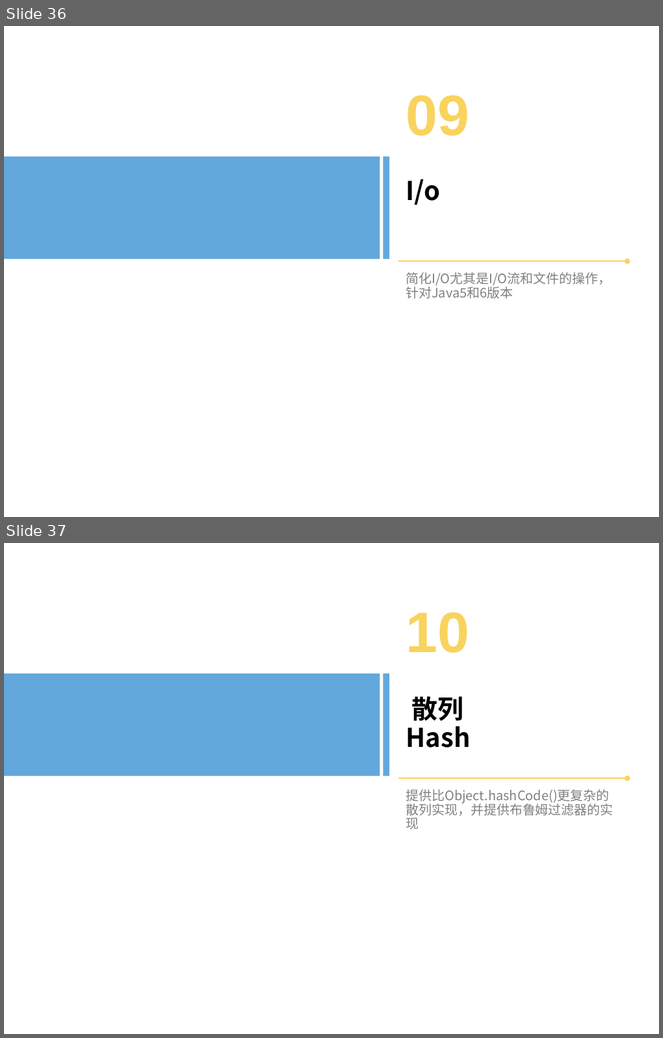
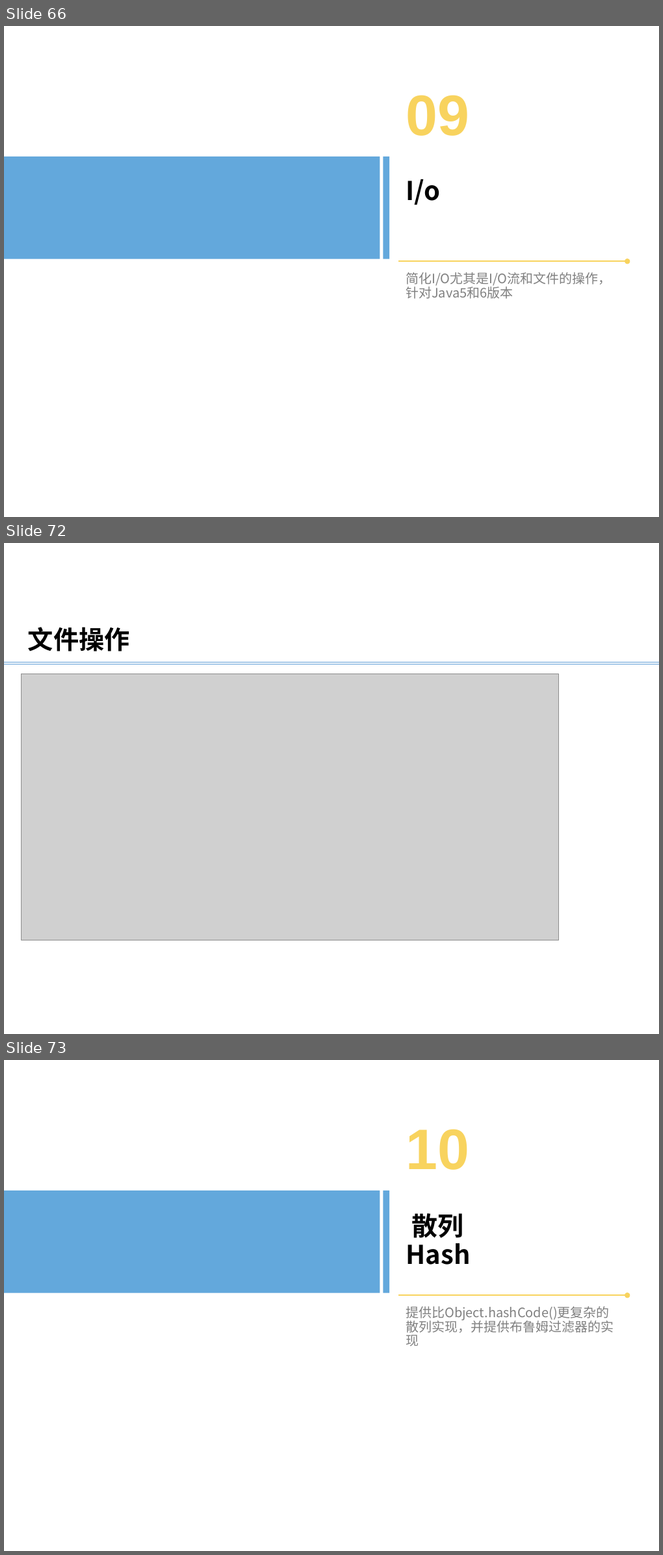
Before and after one commit to bxguo/guava, a slide deck: Guava介绍.pptx. Shown one above the other, each under a label of ours: slides 36 and 37 before the commit, slides 66, 72 and 73 after it; the slides between them are not shown. The pictures are 663x1038 and 663x1555 pixels, drawn with LibreOffice and Linux fonts; fonts in the diff are those of the drawing; grey boxes stand for pictures; background and template pictures are left out. Boxes give left, top, right and bottom in pixels: in the first picture for what was removed or moved away, otherwise in the second. Text is boxed around its words. In the diff, an @@ line names an element or a change of style, - is before the commit and + after.

```diff
--- a/Guava介绍.pptx
+++ b/Guava介绍.pptx
@@ slide 72 added at [4,543,659,1034], background #FFFFFF @@
@@ text added at [28,627,130,652], 28 pt, text #000000, bold @@
+文件操作
@@ line added from (4, 662) to (659, 662), #5B9BD5 0.5 pt @@
@@ line added from (4, 664) to (659, 664), #5B9BD5 0.5 pt @@
@@ picture added at [22,674,559,941] @@
@@ what was slide 36 is now slide 66 @@
@@ what was slide 37 is now slide 73 @@
```
Also in this commit, not shown: 1 slide changed, 35 other slides added, 1 other file.
